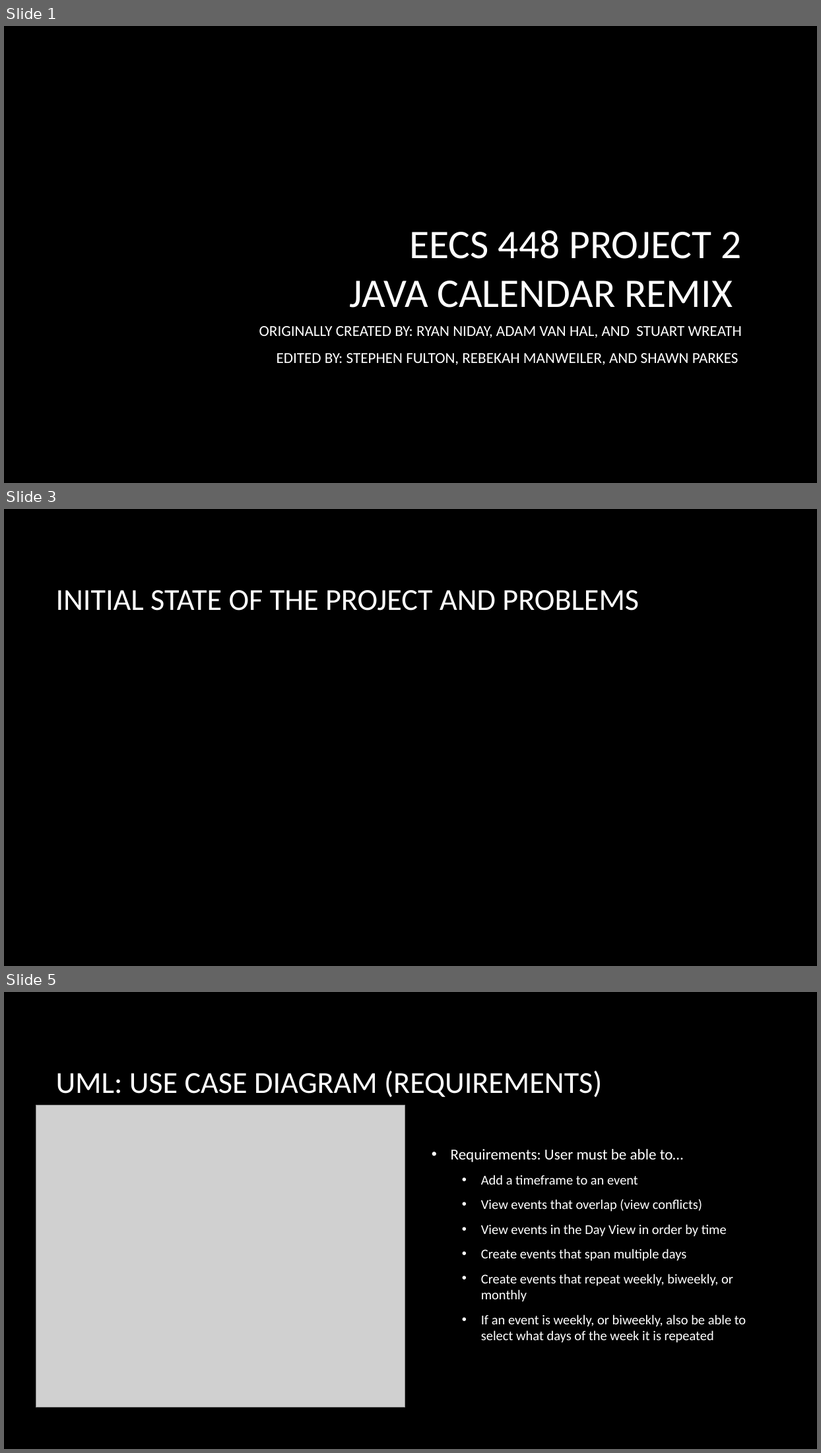
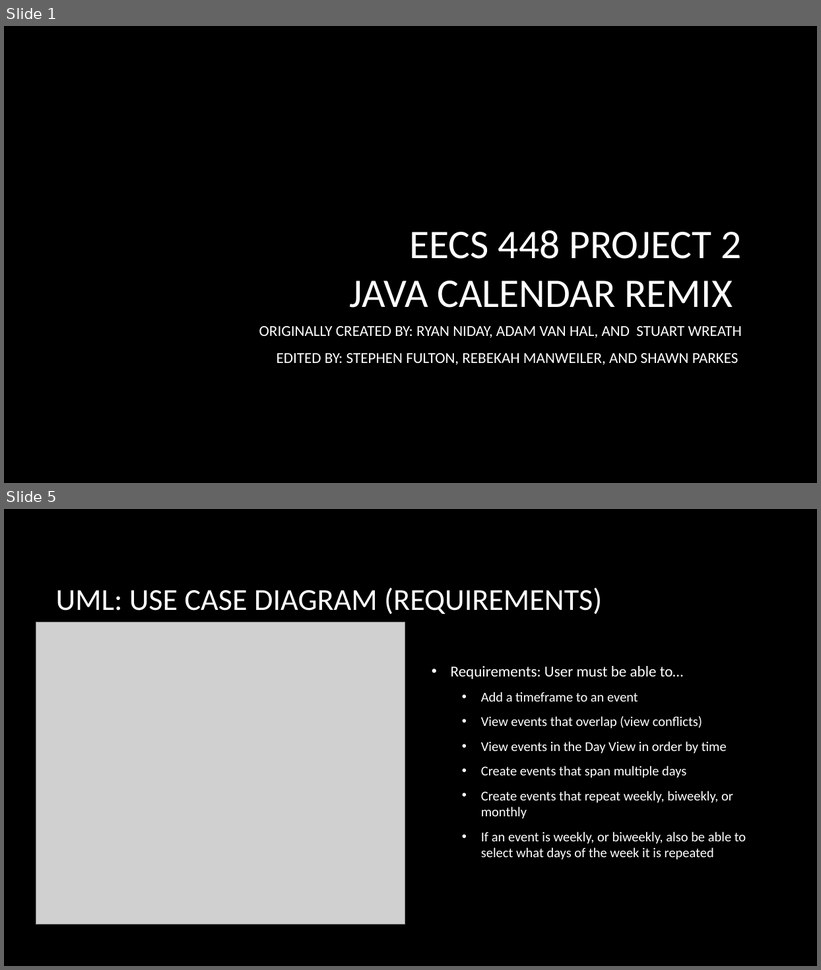
Before and after one commit to StephenWFulton/JavaCalendar, a slide deck: Project2Presentation.pptx. Shown one above the other, each under a label of ours: slides 1, 3 and 5 before the commit, slides 1 and 5 after it; the slides between them are not shown. The pictures are 821x1453 and 821x970 pixels, drawn with LibreOffice and Linux fonts; fonts in the diff are those of the drawing; grey boxes stand for pictures; background and template pictures are left out. Boxes give left, top, right and bottom in pixels: in the first picture for what was removed or moved away, otherwise in the second. Text is boxed around its words. In the diff, an @@ line names an element or a change of style, - is before the commit and + after.

```diff
--- a/Project2Presentation.pptx
+++ b/Project2Presentation.pptx
@@ slide 3 removed at (4,509,817,966), background picture (left out) @@
@@ title removed at (56,590,639,611) @@
-INITIAL STATE OF THE PROJECT AND PROBLEMS
```
Also in this commit, not shown: 2 slides changed, 4 slides added, 4 other slides removed, 59 other files.
